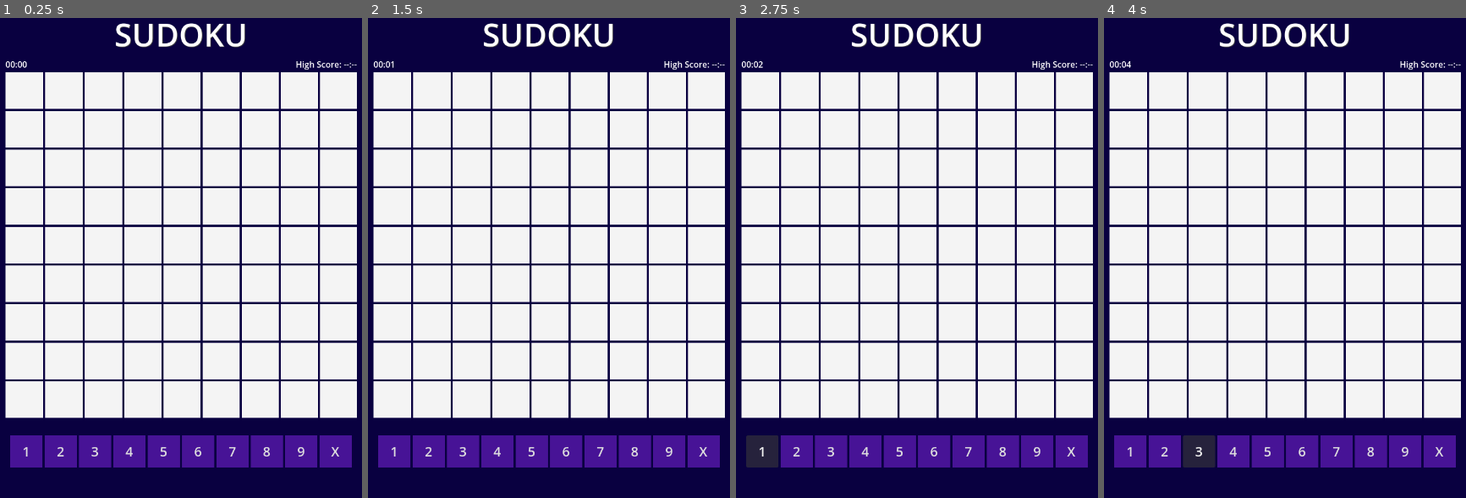
Above: before the commit, frames 1-4 (left to right).
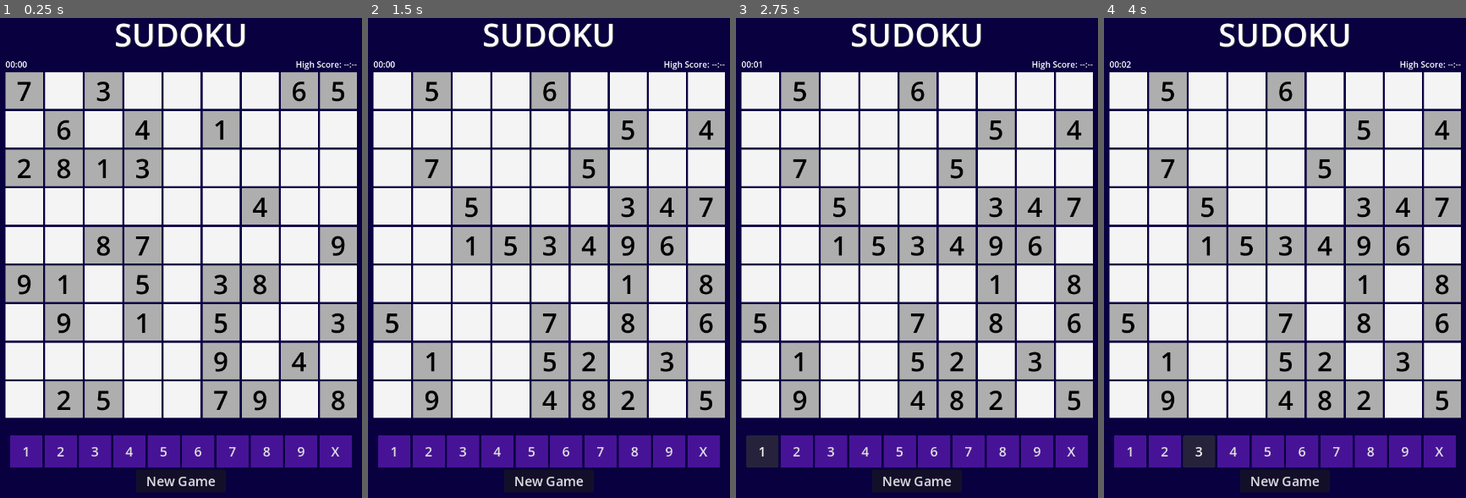
Above: after the commit, the same moments.

Repository: Violeta-Carvalho/adfree-sudoku
Game: Godot game, scene res://scenes/game.tscn
Two runs of this game, one before a commit and one after it. Both use one fixed random seed, a clock stepped at 60 frames per second and the inputs below.
Inputs (mouse positions are in pixels of both pictures, inside the frame that each line leads up to):
- Up to frame 1 (0.25 s): no input
- Up to frame 2 (1.5 s): click (549, 478) at 0.5 s, where only the run after the commit has a clickable "New Game"; click (549, 478) at 1.25 s, where only the run after the commit has a clickable "New Game"
- Up to frame 3 (2.75 s): click "1" at 2 s
- Up to frame 4 (4 s): click "2" at 2.75 s; click "3" at 3.5 s

The runs differ from the first frame. In frame 1, 25% of the frame differs, in the area x 1-99%, y 11-98%; in frame 2, 25%; in frame 3, 25%; in frame 4, 25%.

Commit message:
Creating Sudoku puzzles

Diff:
--- a/scenes/game.tscn
+++ b/scenes/game.tscn
@@ -798,6 +798,14 @@
 theme_override_styles/normal = SubResource("StyleBoxFlat_uwrxv")
 text = "X"
 
+[node name="NewGameButton" type="Button" parent="MarginContainer/VBoxContainer"]
+custom_minimum_size = Vector2(170, 0)
+layout_mode = 2
+size_flags_horizontal = 4
+size_flags_vertical = 4
+theme_override_font_sizes/font_size = 25
+text = "New Game"
+
 [connection signal="pressed" from="MarginContainer/VBoxContainer/HBoxContainer/Button1" to="." method="_on_button_1_pressed"]
 [connection signal="pressed" from="MarginContainer/VBoxContainer/HBoxContainer/Button2" to="." method="_on_button_2_pressed"]
 [connection signal="pressed" from="MarginContainer/VBoxContainer/HBoxContainer/Button3" to="." method="_on_button_3_pressed"]
@@ -808,3 +816,4 @@
 [connection signal="pressed" from="MarginContainer/VBoxContainer/HBoxContainer/Button8" to="." method="_on_button_8_pressed"]
 [connection signal="pressed" from="MarginContainer/VBoxContainer/HBoxContainer/Button9" to="." method="_on_button_9_pressed"]
 [connection signal="pressed" from="MarginContainer/VBoxContainer/HBoxContainer/ButtonX" to="." method="_on_button_x_pressed"]
+[connection signal="pressed" from="MarginContainer/VBoxContainer/NewGameButton" to="." method="_on_new_game_button_pressed"]
--- a/scenes/win.tscn
+++ b/scenes/win.tscn
@@ -5,12 +5,16 @@
 [node name="Win" type="Node2D"]
 script = ExtResource("1_r4oei")
 
-[node name="VBoxContainer" type="VBoxContainer" parent="."]
+[node name="MarginContainer" type="MarginContainer" parent="."]
+offset_top = 494.0
 offset_right = 724.0
-offset_bottom = 790.0
+offset_bottom = 494.0
+
+[node name="VBoxContainer" type="VBoxContainer" parent="MarginContainer"]
+layout_mode = 2
 alignment = 1
 
-[node name="Label" type="Label" parent="VBoxContainer"]
+[node name="Label" type="Label" parent="MarginContainer/VBoxContainer"]
 layout_mode = 2
 size_flags_horizontal = 4
 theme_override_colors/font_shadow_color = Color(0.255659, 0.255659, 0.255659, 1)
@@ -18,7 +22,7 @@
 text = "YOU WIN!"
 horizontal_alignment = 1
 
-[node name="PlaytimeLabel" type="Label" parent="VBoxContainer"]
+[node name="PlaytimeLabel" type="Label" parent="MarginContainer/VBoxContainer"]
 layout_mode = 2
 size_flags_horizontal = 4
 theme_override_colors/font_shadow_color = Color(0.255659, 0.255659, 0.255659, 1)
@@ -26,7 +30,7 @@
 text = "00:00"
 horizontal_alignment = 1
 
-[node name="HighScoreLabel" type="Label" parent="VBoxContainer"]
+[node name="HighScoreLabel" type="Label" parent="MarginContainer/VBoxContainer"]
 layout_mode = 2
 size_flags_horizontal = 4
 theme_override_colors/font_shadow_color = Color(0.255659, 0.255659, 0.255659, 1)
@@ -34,10 +38,10 @@
 text = "00:00"
 horizontal_alignment = 1
 
-[node name="Button" type="Button" parent="VBoxContainer"]
+[node name="Button" type="Button" parent="MarginContainer/VBoxContainer"]
 layout_mode = 2
 size_flags_horizontal = 4
 size_flags_vertical = 4
 text = "New Game!"
 
-[connection signal="pressed" from="VBoxContainer/Button" to="." method="_on_button_pressed"]
+[connection signal="pressed" from="MarginContainer/VBoxContainer/Button" to="." method="_on_button_pressed"]
--- a/scripts/game.gd
+++ b/scripts/game.gd
@@ -23,10 +23,85 @@
 			var square_value = Global.save_data.current_game[i]
 			grid.get_child(i).set_number(square_value)
 
+			if Global.save_data.current_blocks[i]:
+				grid.get_child(i).block()
+	else:
+		var difficulty := 50
+		var puzzle := generate_puzzle(difficulty)
+
+		for i in range(81):
+			var square_value = puzzle[i]
+			grid.get_child(i).set_number(square_value)
+
+			if square_value > 0:
+				grid.get_child(i).block()
+			Global.save_data.current_blocks.append(square_value > 0)
+
 	check_done()
 
 	timer.timeout.connect(_on_timer_timeout)
 	timer.start()
+
+func generate_puzzle(difficulty: int) -> Array:
+	var full_board := generate_sudoku()
+	var puzzle := full_board.duplicate()
+
+	var indices := []
+	for i in puzzle.size():
+		indices.append(i)
+
+	indices.shuffle()
+
+	for i in range(difficulty):
+		puzzle[indices[i]] = 0
+
+	return puzzle
+
+func generate_sudoku() -> Array:
+	var board := []
+	for i in 81:
+		board.append(0)
+	_fill_board(board)
+	return board
+
+func _fill_board(board: Array) -> bool:
+	for i in board.size():
+		if board[i] == 0:
+			var numbers := _shuffle(range(1, 10))
+			for num in numbers:
+				if _is_valid(board, i, num):
+					board[i] = num
+					if _fill_board(board):
+						return true
+					board[i] = 0
+			return false
+	return true
+
+func _is_valid(board: Array, index: int, num: int) -> bool:
+	var row := index / 9
+	var col := index % 9
+
+	for i in 9:
+		if board[row * 9 + i] == num or board[i * 9 + col] == num:
+			return false
+
+	var box_row := (row / 3) * 3
+	var box_col := (col / 3) * 3
+	for r in range(box_row, box_row + 3):
+		for c in range(box_col, box_col + 3):
+			if board[r * 9 + c] == num:
+				return false
+
+	return true
+
+func _shuffle(arr: Array) -> Array:
+	var shuffled := arr.duplicate()
+	for i in range(shuffled.size() - 1, 0, -1):
+		var j := randi() % (i + 1)
+		var temp: int = shuffled[i]
+		shuffled[i] = shuffled[j]
+		shuffled[j] = temp
+	return shuffled
 
 func _on_timer_timeout():
 	Global.TIME += 1
@@ -178,3 +253,11 @@
 
 func _on_button_x_pressed() -> void:
 	on_button_pressed(0)
+
+func _on_new_game_button_pressed() -> void:
+	Global.save_data.current_game = []
+	Global.save_data.save()
+	timer.stop()
+	Global.TIME = 0
+
+	get_tree().reload_current_scene()
--- a/scripts/savedata.gd
+++ b/scripts/savedata.gd
@@ -2,6 +2,7 @@
 
 @export var high_score: float = 0.0
 @export var current_game: Array = []
+@export var current_blocks: Array = []
 
 const SAVE_PATH = "user://save_data.tres"
 
--- a/scripts/square.gd
+++ b/scripts/square.gd
@@ -10,8 +10,6 @@
 
 func _ready() -> void:
 	set_number(number)
-	if blocked:
-		block()
 
 func _on_gui_input(event: InputEvent) -> void:
 	if event is InputEventMouseButton and event.pressed and not blocked:
@@ -20,7 +18,7 @@
 func block() -> void:
 	get("theme_override_styles/panel").set("bg_color", "#aeaeae")
 	label.set("theme_override_colors/font_color", "#000000")
-
+	blocked = true
 
 func select() -> void:
 	get("theme_override_styles/panel").set("bg_color", "#471396")
--- a/scripts/win.gd
+++ b/scripts/win.gd
@@ -1,7 +1,7 @@
 extends Node2D
 
-@onready var playtime_label = $VBoxContainer/PlaytimeLabel
-@onready var highscore_label = $VBoxContainer/HighScoreLabel
+@onready var playtime_label = $MarginContainer/VBoxContainer/PlaytimeLabel
+@onready var highscore_label = $MarginContainer/VBoxContainer/HighScoreLabel
 
 func _ready():
 	var time_minutes = int(Global.TIME / 60)
@@ -17,6 +17,7 @@
 		highscore_label.text = "Your highscore is still %02d:%02d!" % [highscore_minutes, highscore_seconds]
 
 	Global.save_data.current_game = []
+	Global.save_data.current_blocks = []
 	Global.save_data.save()
 
 
